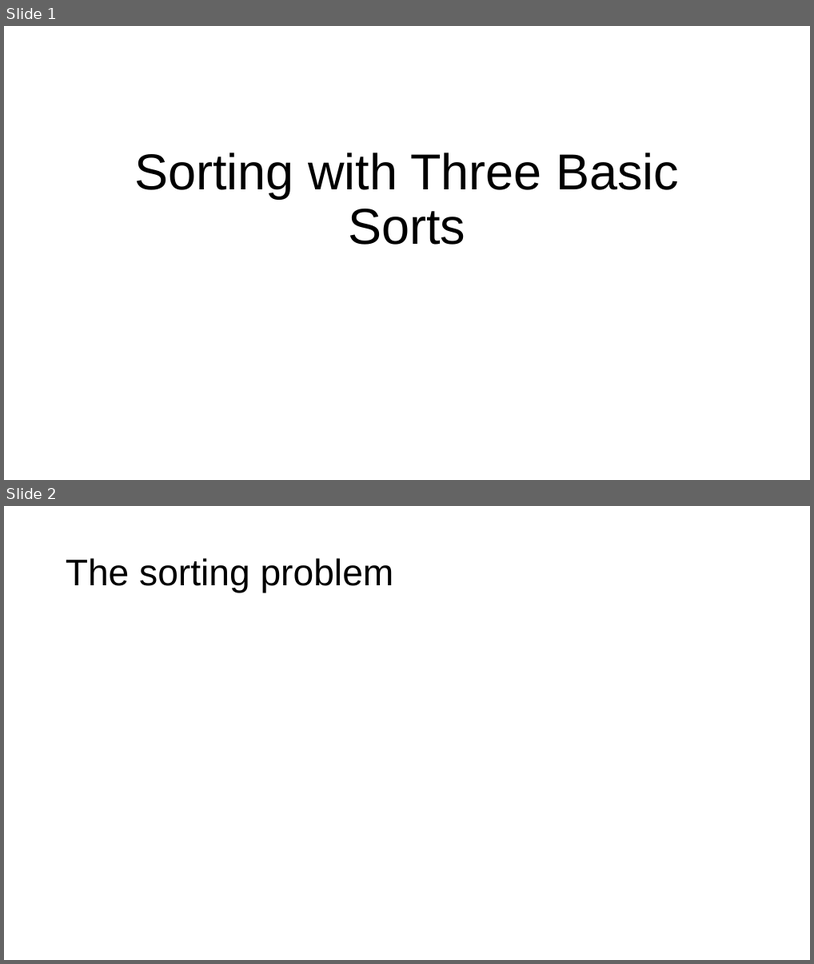
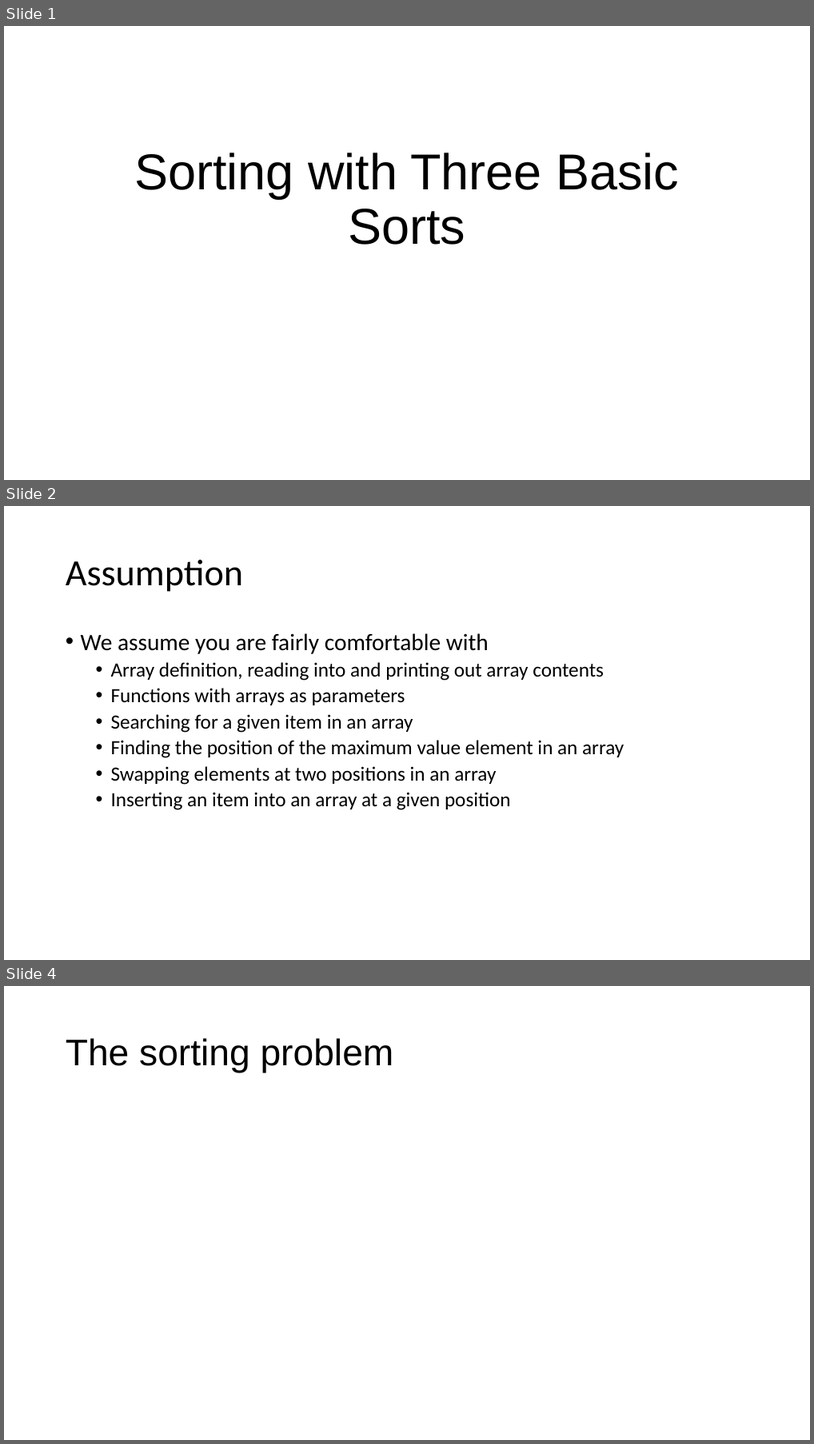
Before and after one commit to rbadrinath/FCP, a slide deck: slides/11-Three-Basic-Sorts.pptx. Shown one above the other, each under a label of ours: slides 1 and 2 before the commit, slides 1, 2 and 4 after it; the slides between them are not shown. The pictures are 814x964 and 814x1444 pixels, drawn with LibreOffice and Linux fonts; fonts in the diff are those of the drawing; grey boxes stand for pictures. Boxes give left, top, right and bottom in pixels: in the first picture for what was removed or moved away, otherwise in the second. Text is boxed around its words. In the diff, an @@ line names an element or a change of style, - is before the commit and + after.

```diff
--- a/slides/11-Three-Basic-Sorts.pptx
+++ b/slides/11-Three-Basic-Sorts.pptx
@@ slide 2 added at <box>4,506,810,960</box>, background #FFFFFF @@
@@ title added at <box>66,560,243,592</box>, 44 pt, text #000000 @@
+Assumption
@@ text added at <box>81,633,624,810</box>, 24 pt, text #000000 @@
+• We assume you are fairly comfortable with
+  • Array definition, reading into and printing out array contents
+  • Functions with arrays as parameters
+  • Searching for a given item in an array
+  • Finding the position of the maximum value element in an array
+  • Swapping elements at two positions in an array
+  • Inserting an item into an array at a given position
@@ what was slide 2 is now slide 4 @@
```
Also in this commit, not shown: 2 slides changed, 4 other slides added, 8 other files.
